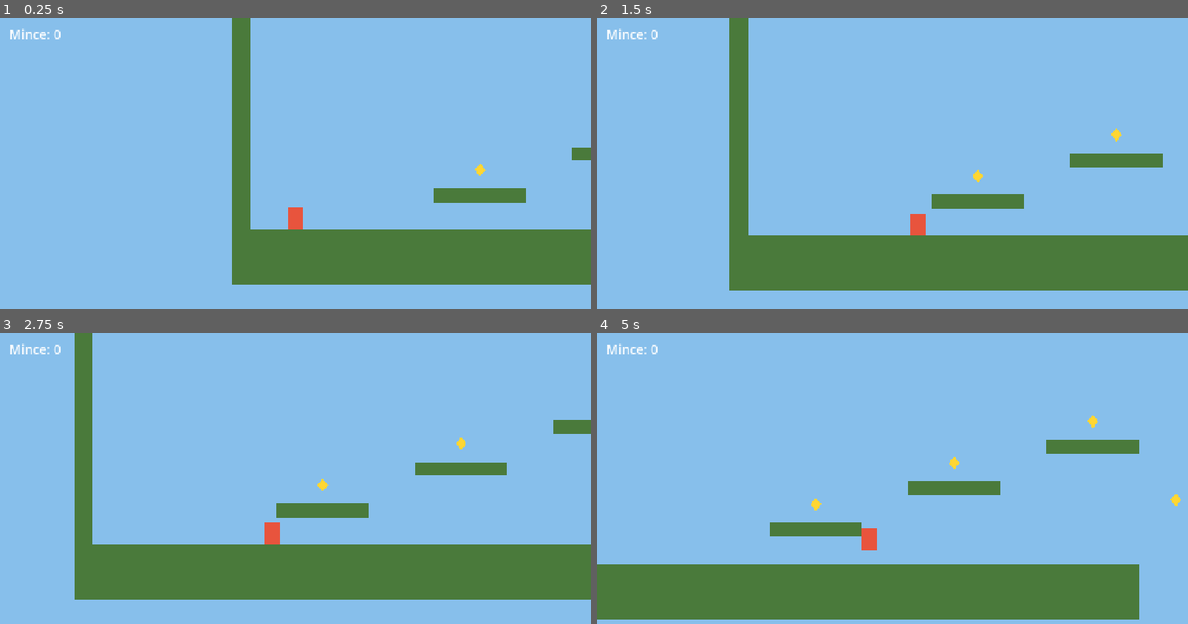
Above: before the commit, frames 1-4 (two rows, left to right).
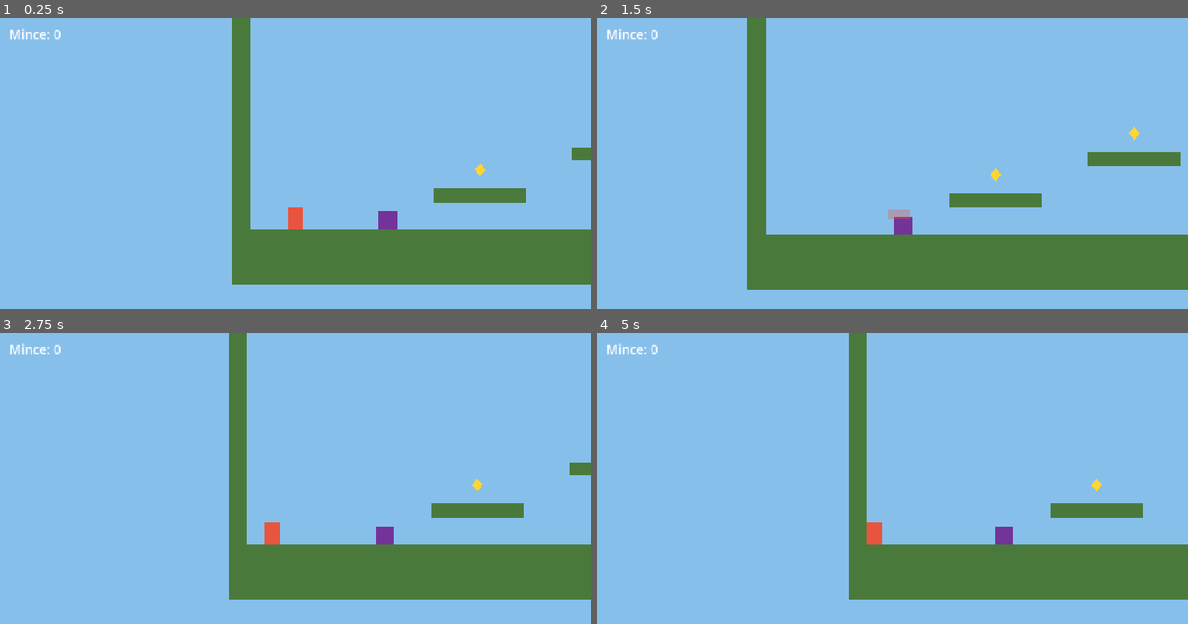
Above: after the commit, the same moments.

Repository: luxopes/gamejam-2026
Game: Godot game, scene res://scenes/level_1.tscn
The game is run twice, just before and just after one commit, with the same random seed, the same clock (stepped at 60 frames per second) and the same inputs.
Inputs (mouse positions are in pixels of both pictures, inside the frame that each line leads up to):
- Up to frame 1 (0.25 s): no input
- Up to frame 2 (1.5 s): tap Enter at 0.5 s; move the mouse to (1022, 166) at 0.52 s; hold D (move_right) from 0.53 s (still down); click (1022, 166) at 0.6 s; tap Space (jump) at 0.77 s; move the mouse to (774, 201) at 1.27 s; click (774, 201) at 1.35 s
- Up to frame 3 (2.75 s): tap Space (jump) at 1.52 s; move the mouse to (354, 426) at 2.02 s; release D (move_right) at 2.03 s; hold A (move_left) from 2.03 s (still down); click (354, 426) at 2.1 s
- Up to frame 4 (5 s): move the mouse to (862, 565) at 2.77 s; release A (move_left) at 2.78 s; hold D (move_right) 2.78-4.28 s; click (862, 565) at 2.85 s; tap Space (jump) at 3.02, 3.77, 4.52 s; move the mouse to (1069, 548) at 3.52 s; click (1069, 548) at 3.6 s; move the mouse to (715, 449) at 4.27 s; hold A (move_left) from 4.28 s (still down); click (715, 449) at 4.35 s

The runs differ from the first frame. In frame 1, 0.2% of the frame differs, in the area x 64-68%, y 66-73%; in frame 2, 6.9%; in frame 3, 12%; in frame 4, 22%, in the area x 0-100%, y 0-99%.

Commit message:
feat: přidá statického nepřítele na testování útoku

Diff:
--- /dev/null
+++ b/scenes/enemy.tscn
@@ -0,0 +1,22 @@
+[gd_scene load_steps=3 format=3]
+
+[ext_resource type="Script" path="res://scripts/enemy.gd" id="1"]
+
+[sub_resource type="RectangleShape2D" id="shape"]
+size = Vector2(40, 40)
+
+[node name="Enemy" type="Area2D" groups=["pogo"]]
+script = ExtResource("1")
+
+[node name="ColorRect" type="ColorRect" parent="."]
+offset_left = -20.0
+offset_top = -40.0
+offset_right = 20.0
+mouse_filter = 2
+color = Color(0.45, 0.2, 0.6, 1)
+
+[node name="CollisionShape2D" type="CollisionShape2D" parent="."]
+position = Vector2(0, -20)
+shape = SubResource("shape")
+
+[connection signal="body_entered" from="." to="." method="_on_body_entered"]
--- a/scenes/level_1.tscn
+++ b/scenes/level_1.tscn
@@ -6,6 +6,7 @@
 [ext_resource type="PackedScene" uid="uid://0t06iekngmp2" path="res://scenes/hazard.tscn" id="4"]
 [ext_resource type="PackedScene" path="res://scenes/goal.tscn" id="5"]
 [ext_resource type="PackedScene" path="res://scenes/hud.tscn" id="6"]
+[ext_resource type="PackedScene" path="res://scenes/enemy.tscn" id="7"]
 
 [node name="Level1" type="Node2D" unique_id=635269604]
 
@@ -55,6 +56,11 @@
 [node name="Hazard1" parent="Hazards" unique_id=1916625067 instance=ExtResource("4")]
 position = Vector2(1700, 600)
 
+[node name="Enemies" type="Node2D" parent="."]
+
+[node name="Enemy1" parent="Enemies" instance=ExtResource("7")]
+position = Vector2(300, 600)
+
 [node name="Goal" parent="." unique_id=1783578996 instance=ExtResource("5")]
 position = Vector2(2250, 600)
 
--- /dev/null
+++ b/scripts/enemy.gd
@@ -0,0 +1,26 @@
+extends Area2D
+## Jednoduchý statický nepřítel na testování útoku.
+## Dotyk zabije hráče, po několika sekách zmizí. Je ve skupině "pogo".
+
+@export var health := 3               ## kolik seků vydrží
+@export var flash_time := 0.1         ## jak dlouho po zásahu bliká (s)
+
+@onready var _body: ColorRect = $ColorRect
+@onready var _color := _body.color
+
+
+func _on_body_entered(body: Node2D) -> void:
+	if body.is_in_group("player"):
+		body.die()
+
+
+## Volá hráč, když nepřítele sekne.
+func hit(_direction: Vector2) -> void:
+	health -= 1
+	if health <= 0:
+		queue_free()
+		return
+	_body.color = Color.WHITE
+	await get_tree().create_timer(flash_time).timeout
+	if is_instance_valid(self):
+		_body.color = _color
Not shown, added: scripts/enemy.gd.uid
